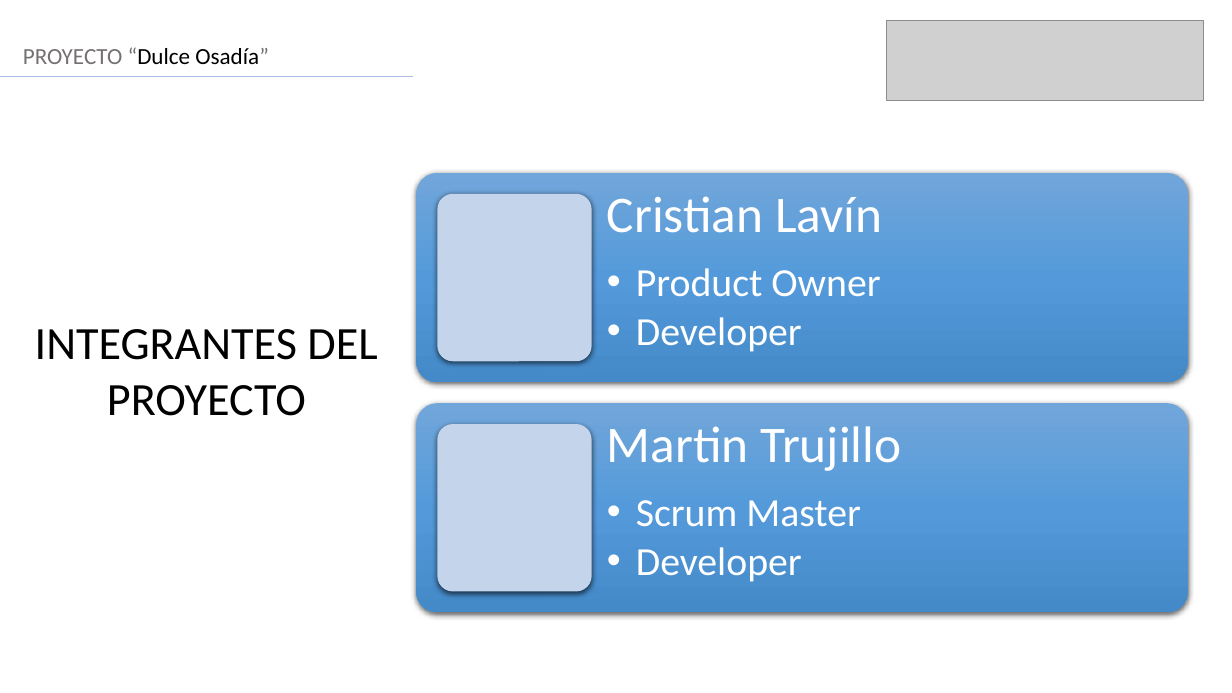
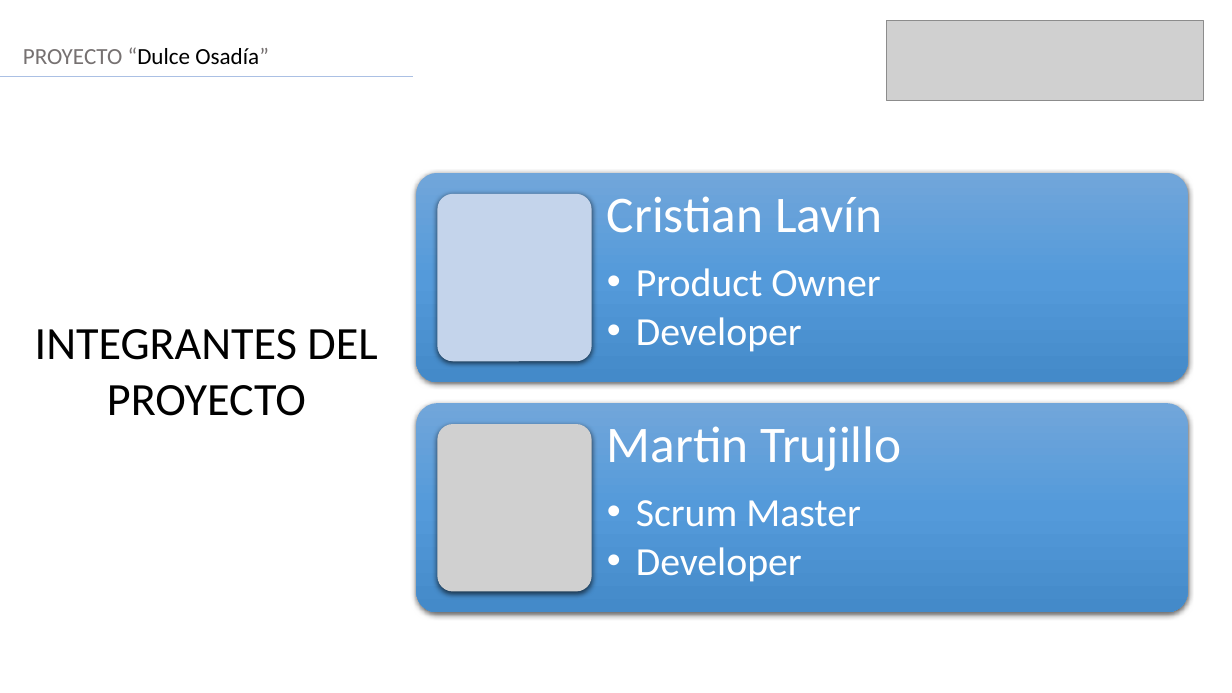
Before and after one commit to crlavin/Capstone_DulceOsadia, a slide deck: slide 2 of Fase 3/Evidencias Grupales/Presentacion pre-final.pptx. Drawn at 1232x693 pixels with LibreOffice and Linux fonts; fonts in the diff are those of the drawing; grey boxes stand for pictures. Boxes give left, top, right and bottom in pixels: in the first picture for what was removed or moved away, otherwise in the second. Text is boxed around its words. In the diff, an @@ line names an element or a change of style, - is before the commit and + after.

```diff
--- a/Fase 3/Evidencias Grupales/Presentacion pre-final.pptx
+++ b/Fase 3/Evidencias Grupales/Presentacion pre-final.pptx
@@ rounded rectangle removed at [437, 424, 592, 592] @@
@@ picture added at [437, 424, 592, 592] @@
```
Also in this commit, not shown: 1 other slide changed.
